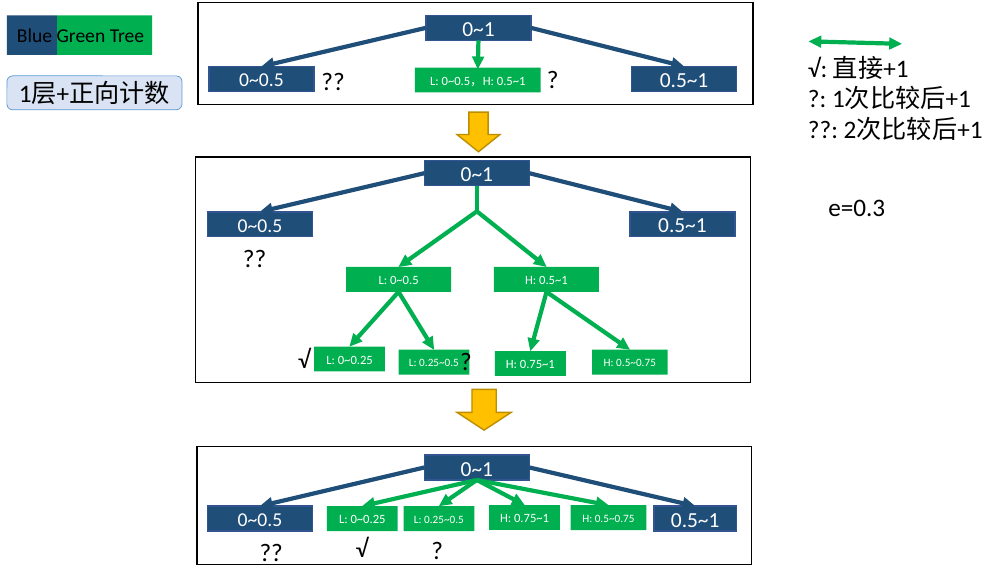
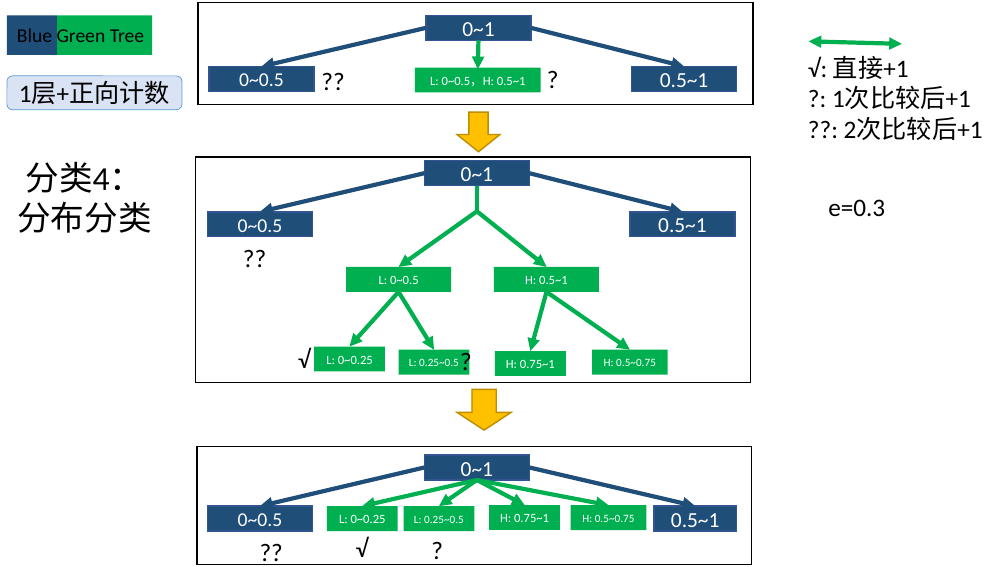
Before and after one commit to shiwanghua/BG-Tree, a slide deck: slide 10 of BlueGreen-Tree.pptx (slide 2 before the commit). Drawn at 1008x567 pixels with LibreOffice and Linux fonts; fonts in the diff are those of the drawing. Boxes give left, top, right and bottom in pixels: in the first picture for what was removed or moved away, otherwise in the second. Text is boxed around its words. In the diff, an @@ line names an element or a change of style, - is before the commit and + after.

```diff
--- a/BlueGreen-Tree.pptx
+++ b/BlueGreen-Tree.pptx
@@ text added at <box>17,161,151,233</box>, 24 pt, text #000000 @@
+分类4：分布分类
```
Also in this commit, not shown: 3 other slides changed, 9 slides added.
